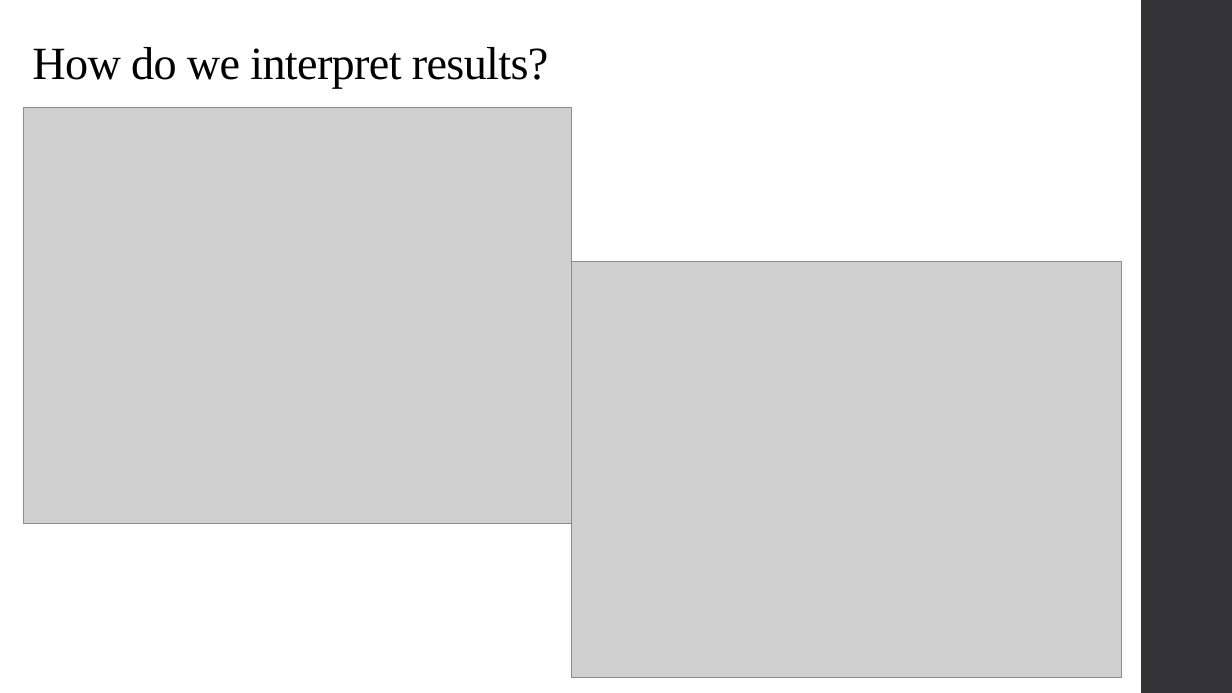
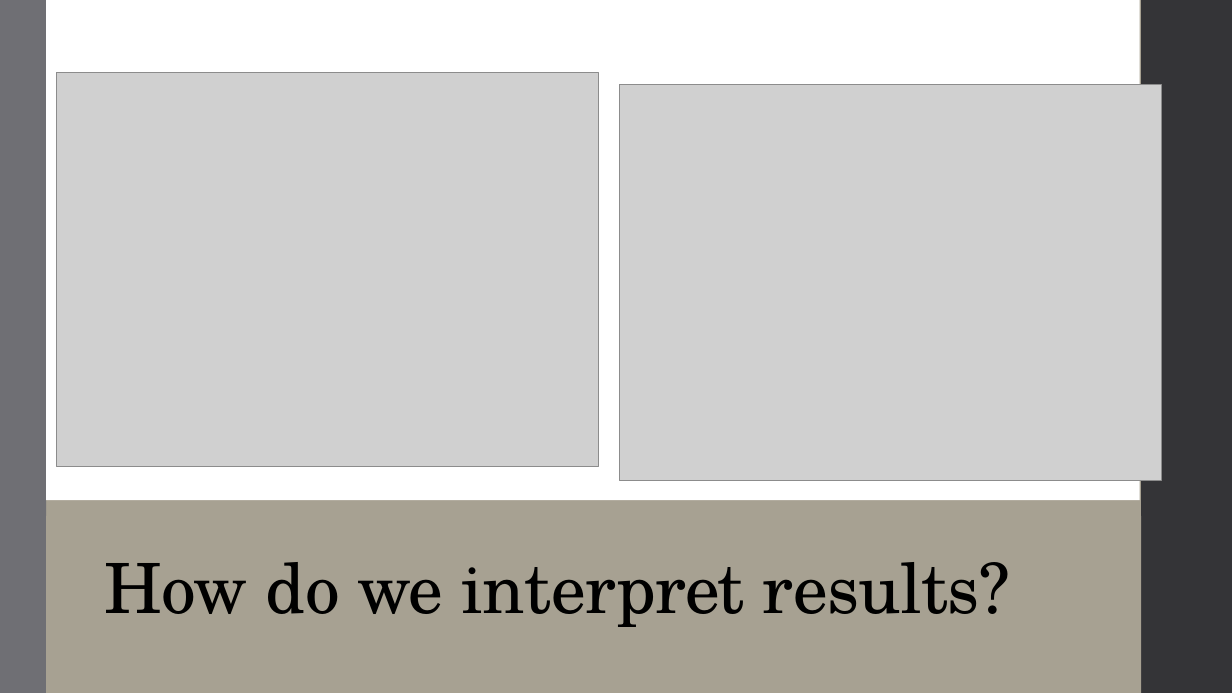
Before and after one commit to alex-hoagland/HAD5744, a slide deck: slide 20 of Lecture05_DataCleaning/Lecture5_DataCleaning-ResearchDesign.pptx (slide 14 before the commit). Drawn at 1232x693 pixels with LibreOffice and Linux fonts; fonts in the diff are those of the drawing; grey boxes stand for pictures. Boxes give left, top, right and bottom in pixels: in the first picture for what was removed or moved away, otherwise in the second. Text is boxed around its words. In the diff, an @@ line names an element or a change of style, - is before the commit and + after.

```diff
--- a/Lecture05_DataCleaning/Lecture5_DataCleaning-ResearchDesign.pptx
+++ b/Lecture05_DataCleaning/Lecture5_DataCleaning-ResearchDesign.pptx
@@ background #FFFFFF to #A7A192 @@
@@ rectangle added at (0,0,46,693), fill #6F6F74 @@
@@ rectangle added at (46,0,1140,500), fill #FFFFFF @@
@@ picture: place and size @@
-picture at (23,108,571,524)
+picture at (56,73,599,468)
@@ picture added at (619,85,1162,481) @@
@@ picture removed at (571,262,1122,677) @@
@@ rectangle added at (46,516,1141,693), fill #A7A192 @@
@@ title "How do we interpret results?": place and size @@
-title "How do we interpret results?" at (32,47,549,88)
+title "How do we interpret results?" at (105,562,1010,627)
@@ title "How do we interpret results?" at (105,562,1010,627): size 36 to 54 pt, font Times New Roman to TeX Gyre Schola; line spacing 0.9 to 0.85 @@
```
Also in this commit, not shown: 9 other slides changed, 6 slides added, 7 other files.
